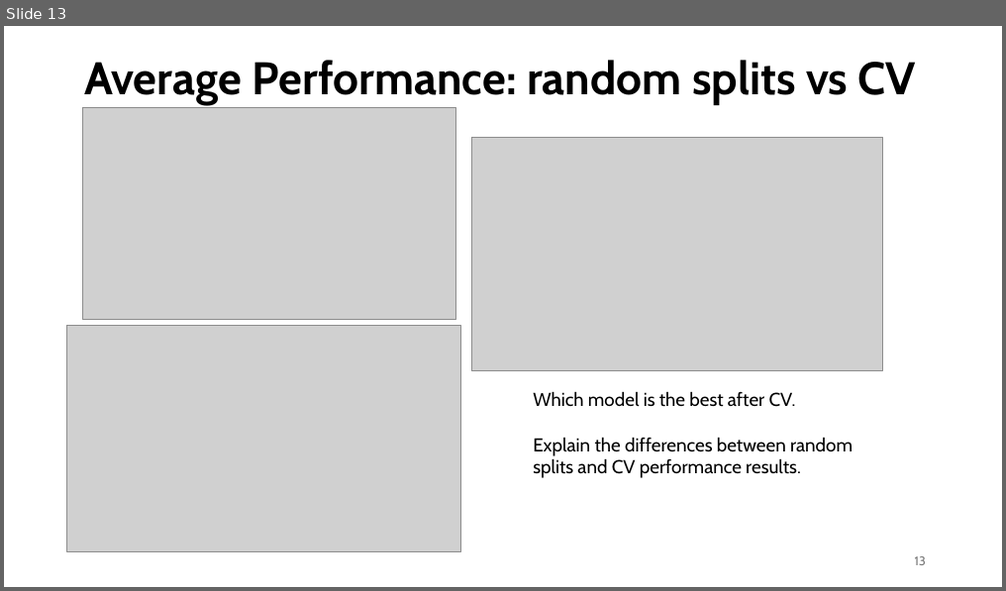
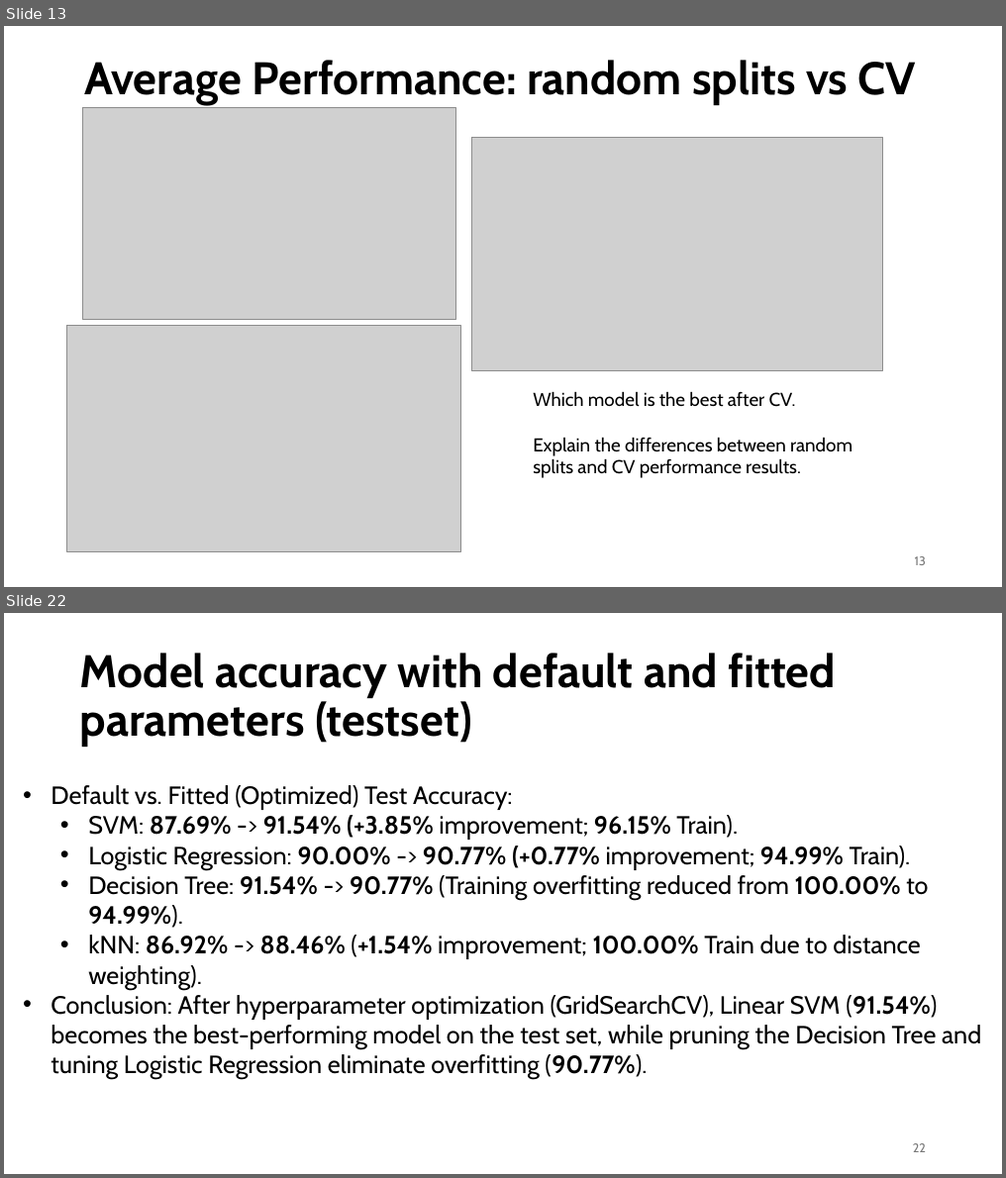
Before and after one commit to azelarabchakour/Data-science-assignments, a slide deck: Assignment-1/Assignment-1.pptx. Shown one above the other, each under a label of ours: slide 13 before the commit, slides 13 and 22 after it; the slides between them are not shown. The pictures are 1006x591 and 1006x1178 pixels, drawn with LibreOffice and Linux fonts; fonts in the diff are those of the drawing; grey boxes stand for pictures. Boxes give left, top, right and bottom in pixels: in the first picture for what was removed or moved away, otherwise in the second. Text is boxed around its words. In the diff, an @@ line names an element or a change of style, - is before the commit and + after.

Commit message:
regression part done

```diff
--- a/Assignment-1/Assignment-1.pptx
+++ b/Assignment-1/Assignment-1.pptx
@@ slide 22 added at [4, 613, 1002, 1174], background #FFFFFF @@
@@ title added at [80, 653, 836, 747], 44 pt, text #000000, bold @@
+Model accuracy with default and fitted parameters (testset)
@@ text added at [51, 785, 981, 1079], 24 pt, text #000000 @@
+• Default vs. Fitted (Optimized) Test Accuracy:
+  • SVM: 87.69% -> 91.54% (+3.85% improvement; 96.15% Train).
+  • Logistic Regression: 90.00% -> 90.77% (+0.77% improvement; 94.99% Train).
+  • Decision Tree: 91.54% -> 90.77% (Training overfitting reduced from 100.00% to 94.99%).
+  • kNN: 86.92% -> 88.46% (+1.54% improvement; 100.00% Train due to distance weighting).
+• Conclusion: After hyperparameter optimization (GridSearchCV), Linear SVM (91.54%) becomes the best-performing model on the test set, while pruning the Decision Tree and tuning Logistic Regression eliminate overfitting (90.77%).
@@ page number added at [913, 1144, 926, 1153], 12 pt, text #797979 @@
+22
```
Also in this commit, not shown: 12 slides changed, 9 other slides added, 10 other files.
